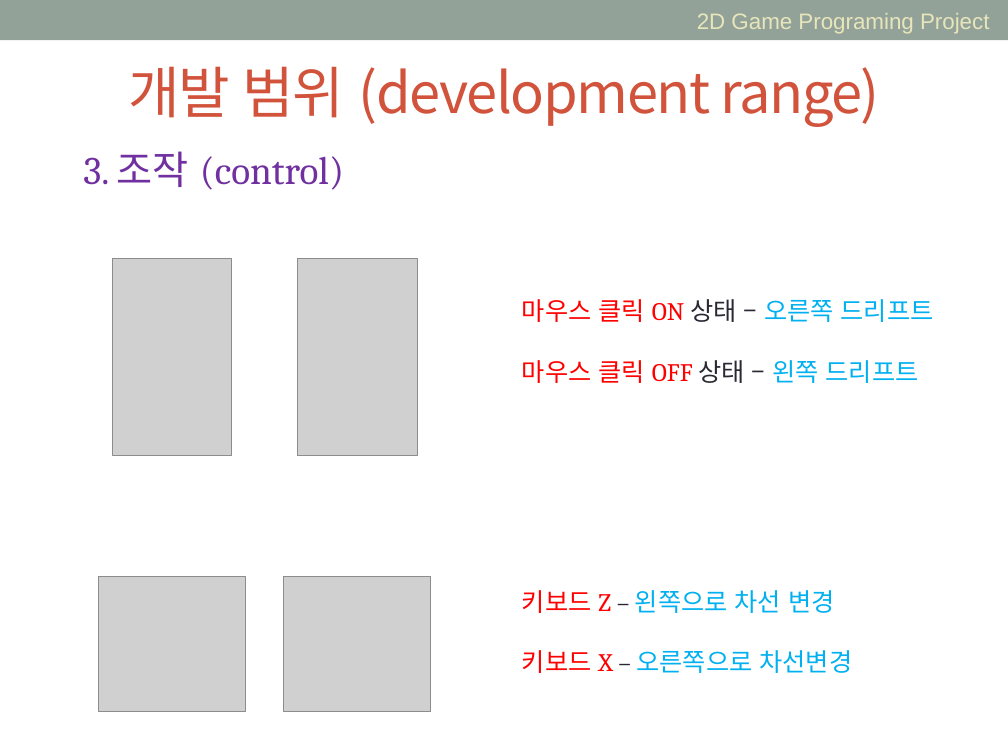
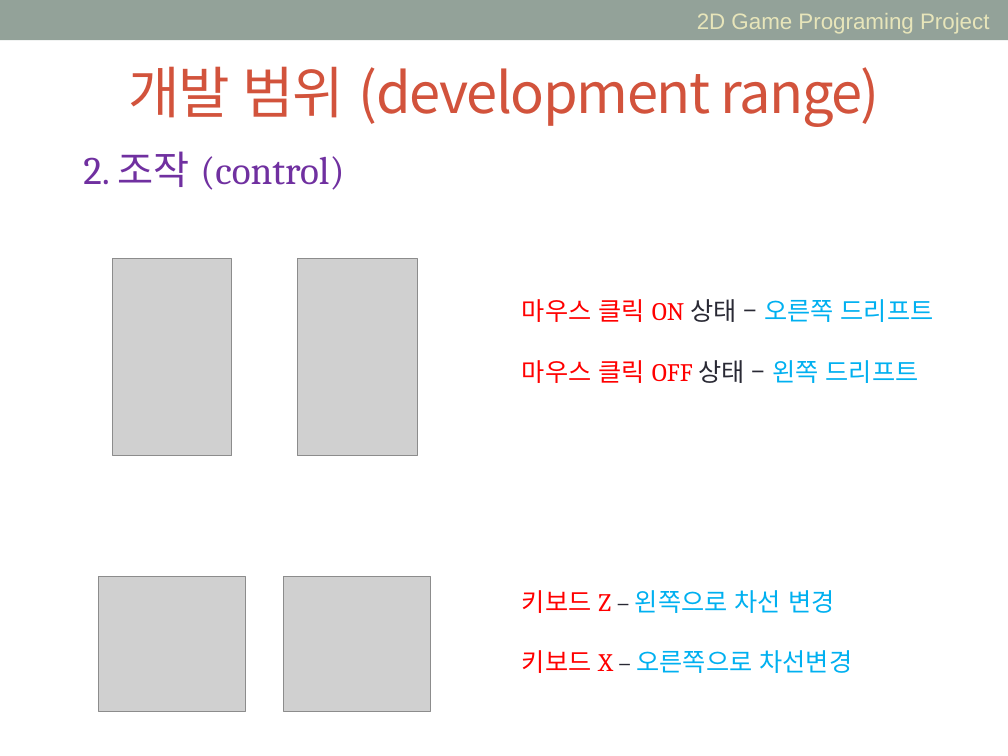
Before and after one commit to art4rtart/Drift, a slide deck: slide 5 of DRIFT2.pptx. Drawn at 1008x756 pixels with LibreOffice and Linux fonts; fonts in the diff are those of the drawing; grey boxes stand for pictures. Boxes give left, top, right and bottom in pixels: in the first picture for what was removed or moved away, otherwise in the second. Text is boxed around its words. In the diff, an @@ line names an element or a change of style, - is before the commit and + after.

```diff
--- a/DRIFT2.pptx
+++ b/DRIFT2.pptx
@@ text at bbox=[83, 151, 344, 190]: text changed @@
-3. 조작 (control)
+2. 조작 (control)
```
Also in this commit, not shown: 5 other slides changed.
